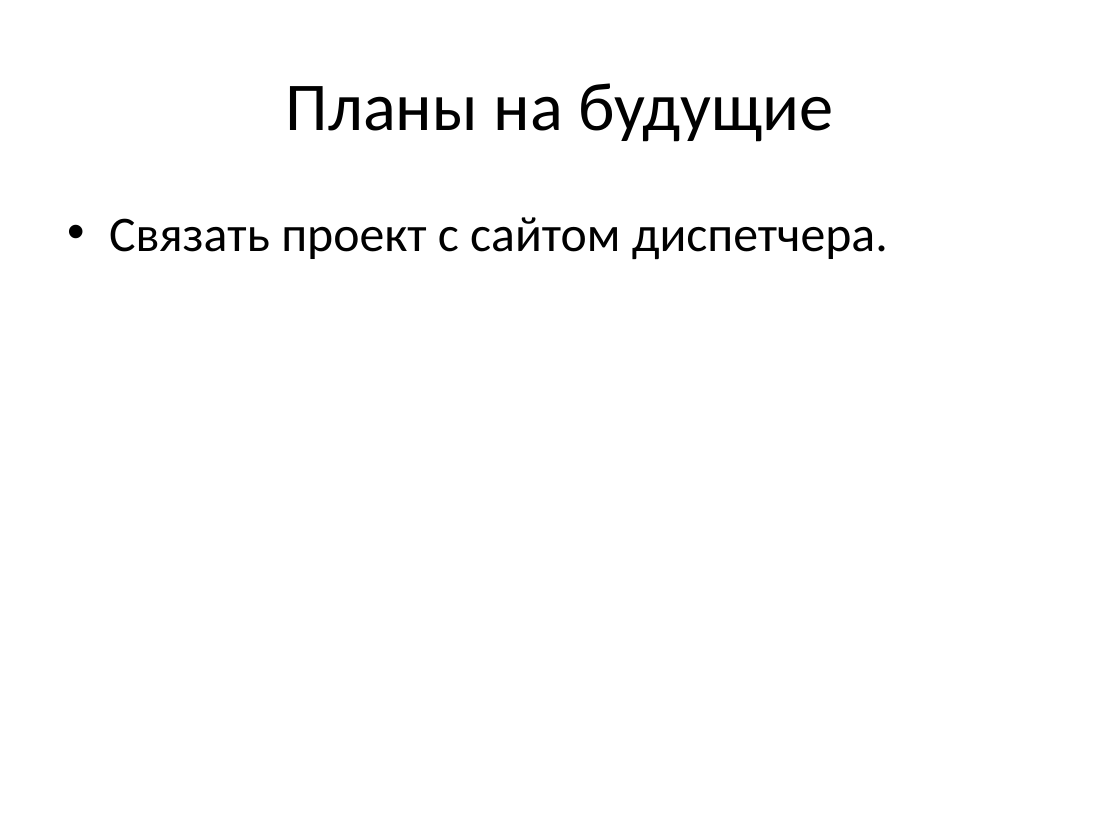
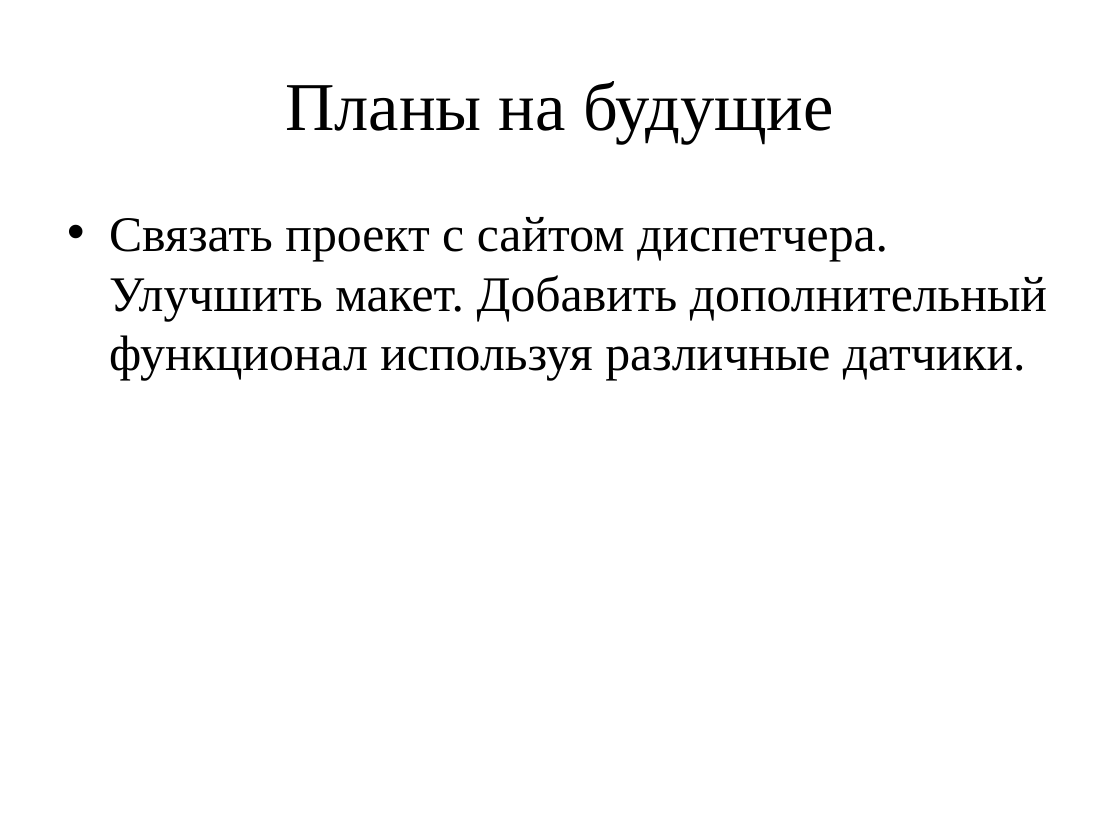
Before and after one commit to TimmmofeyD/TrafficLight, a slide deck: slide 15 of Presitation/TLPresintation.pptx (slide 11 before the commit). Drawn at 1120x840 pixels with LibreOffice and Linux fonts; fonts in the diff are those of the drawing. Boxes give left, top, right and bottom in pixels: in the first picture for what was removed or moved away, otherwise in the second. Text is boxed around its words. In the diff, an @@ line names an element or a change of style, - is before the commit and + after.

```diff
--- a/Presitation/TLPresintation.pptx
+++ b/Presitation/TLPresintation.pptx
@@ text "Планы на будущие" at [285,81,834,144]: font Calibri to Times New Roman @@
@@ text at [109,217,1047,380]: text changed; font Calibri to Times New Roman @@
-• Связать проект с сайтом диспетчера.
+• Связать проект с сайтом диспетчера. Улучшить макет. Добавить дополнительный функционал используя различные датчики.
```
Also in this commit, not shown: 10 other slides changed, 4 slides added.
